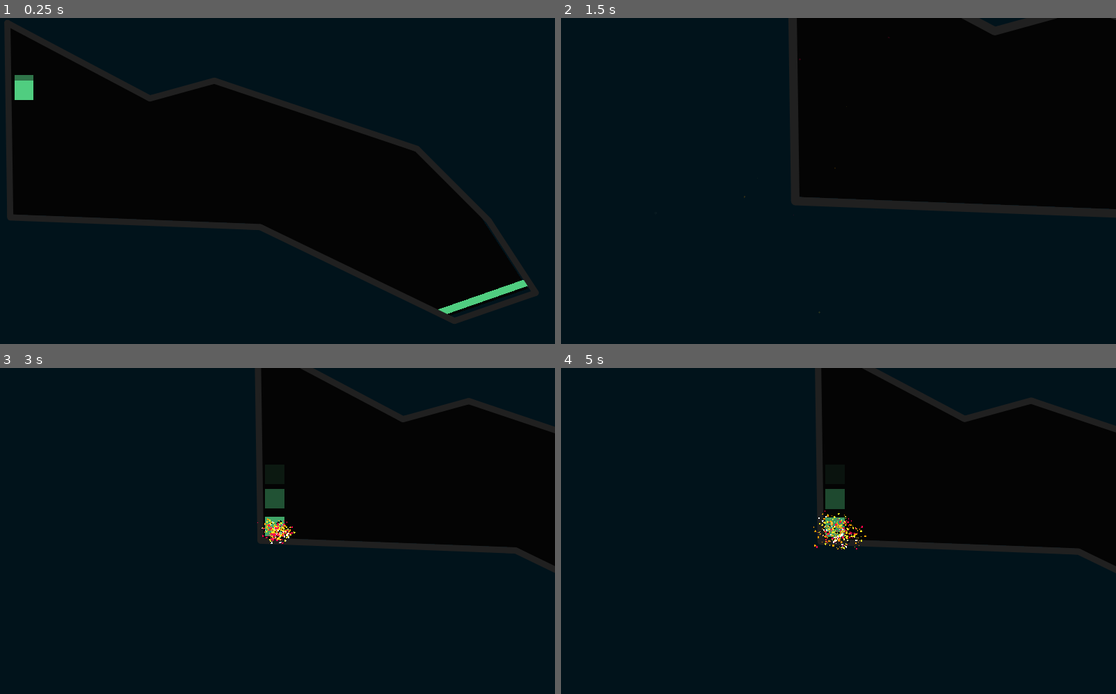
Above: before the commit, frames 1-4 (two rows, left to right).
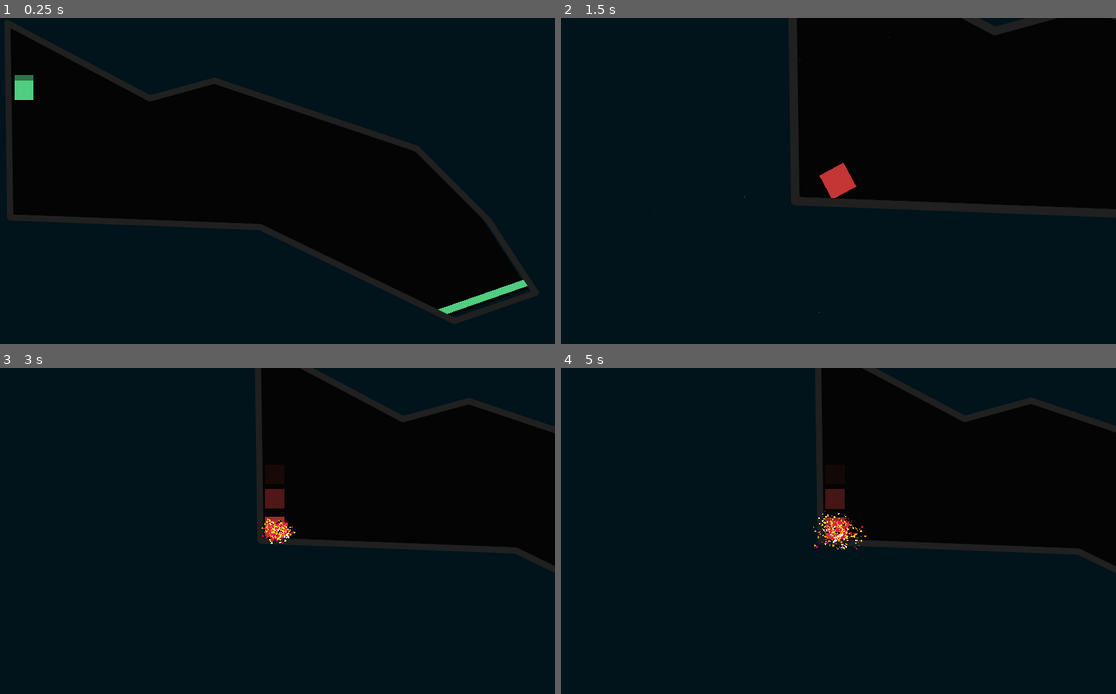
Above: after the commit, the same moments.

Repository: MrEliptik/godot_experiments
Game: Godot game, scene res://game.tscn
Same seed, same stepped clock (60 frames per second), same inputs: the game is played once before the commit and once after it.
Inputs (mouse positions are in pixels of both pictures, inside the frame that each line leads up to):
- Up to frame 1 (0.25 s): no input
- Up to frame 2 (1.5 s): move the mouse to (810, 246) at 0.52 s; click (810, 246) at 0.67 s; move the mouse to (1005, 229) at 1.27 s; click (1005, 229) at 1.42 s
- Up to frame 3 (3 s): move the mouse to (111, 482) at 2.02 s; click (111, 482) at 2.17 s; move the mouse to (305, 531) at 2.77 s; click (305, 531) at 2.92 s
- Up to frame 4 (5 s): move the mouse to (755, 449) at 3.52 s; click (755, 449) at 3.67 s; move the mouse to (960, 514) at 4.27 s; click (960, 514) at 4.42 s

The runs differ from the first frame. In frame 2, 0.4% of the frame differs, in the area x 46-54%, y 44-56%; in frame 3, 0.3%; in frame 4, 0.4%.

Commit message:
[hang] change color when dying

Diff:
--- a/2D/hang/player.gd
+++ b/2D/hang/player.gd
@@ -1,10 +1,21 @@
 extends RigidBody2D
-
-onready var ray = $RayCast2D
 
 signal anchor(point, collider)
 signal free
 signal die
+
+onready var ray = $RayCast2D
+onready var sprite = $Sprite
+
+enum COLORS {
+	NORMAL,
+	DEAD
+}
+
+var player_colors = {
+	COLORS.NORMAL: Color('50cd81'),
+	COLORS.DEAD: Color('c43535'),
+}
 
 var anchor = null
 
@@ -15,9 +26,10 @@
 
 # Called when the node enters the scene tree for the first time.
 func _ready():
-	pass # Replace with function body.
+	sprite.texture.gradient.set_color(0, player_colors[COLORS.NORMAL])
 
 func _physics_process(delta):
+	if dead: return
 	update()
 	if !reset: contact_monitor = true
 
@@ -61,7 +73,9 @@
 
 func _on_Player_body_entered(body):
 	if reset or dead: return
-	$Sprite.visible = false
+	#$Sprite.visible = false
+	# There's only one color
+	sprite.texture.gradient.set_color(0, player_colors[COLORS.DEAD])
 	$TrailTimer.stop()
 	$fake_explosion_particles.visible = true
 	$fake_explosion_particles.particles_explode = true
--- a/2D/hang/player.tscn
+++ b/2D/hang/player.tscn
@@ -10,7 +10,7 @@
 
 [sub_resource type="Gradient" id=2]
 offsets = PoolRealArray( 0 )
-colors = PoolColorArray( 0.314331, 0.804688, 0.505877, 1 )
+colors = PoolColorArray( 0.313726, 0.803922, 0.505882, 1 )
 
 [sub_resource type="GradientTexture" id=3]
 gradient = SubResource( 2 )
